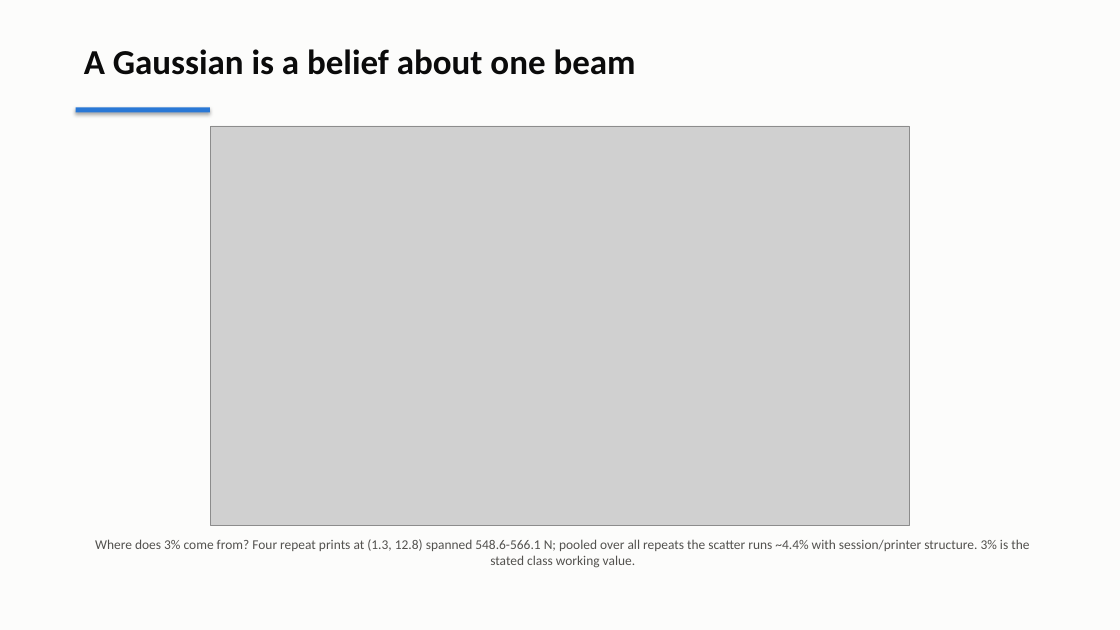
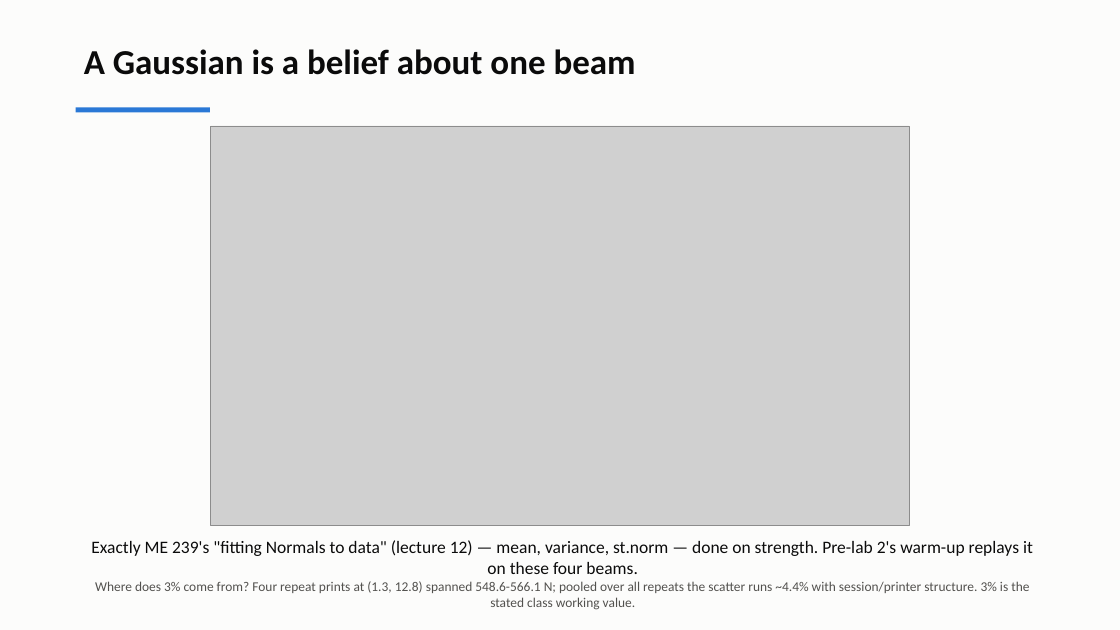
Before and after one commit to andrewvoss8-boop/core-me-data-science-activities-public, a slide deck: slide 5 of me323/Module1_drafts/ME323_Module1_Lecture2.pptx. Drawn at 1120x630 pixels with LibreOffice and Linux fonts; fonts in the diff are those of the drawing; grey boxes stand for pictures. Boxes give left, top, right and bottom in pixels: in the first picture for what was removed or moved away, otherwise in the second. Text is boxed around its words. In the diff, an @@ line names an element or a change of style, - is before the commit and + after.

```diff
--- a/me323/Module1_drafts/ME323_Module1_Lecture2.pptx
+++ b/me323/Module1_drafts/ME323_Module1_Lecture2.pptx
@@ rectangle at (76,108,210,113): shadow off @@
@@ text added at (91,540,1033,574), 15 pt, text #0B0B0B @@
+Exactly ME 239's "fitting Normals to data" (lecture 12) — mean, variance, st.norm — done on strength. Pre-lab 2's warm-up replays it on these four beams.
@@ text "Where does 3% come from? ...": place and size @@
-text "Where does 3% come from? ..." at (95,539,1029,568)
+text "Where does 3% come from? ..." at (95,581,1029,610)
```
Also in this commit, not shown: 21 other slides changed, 11 other files.
